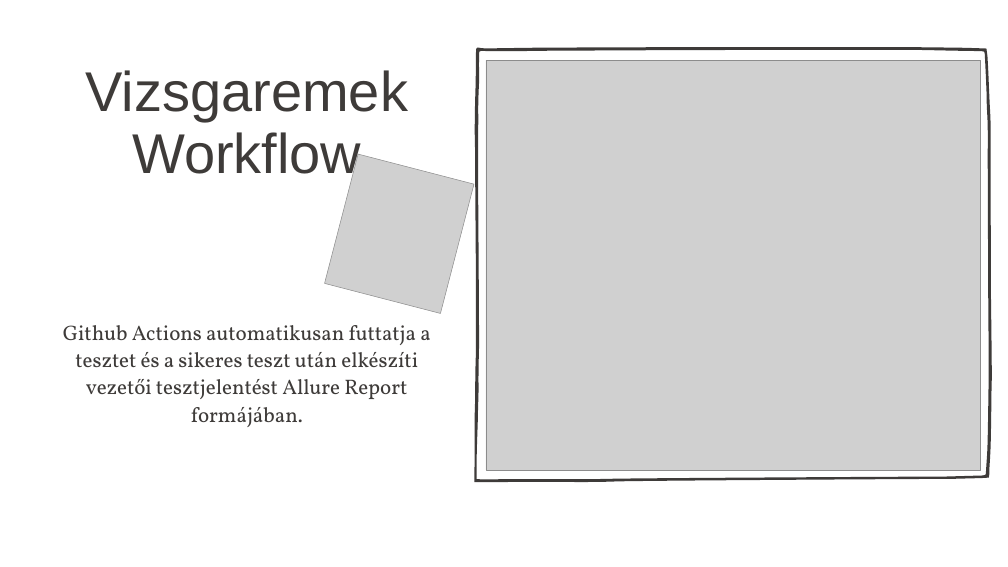
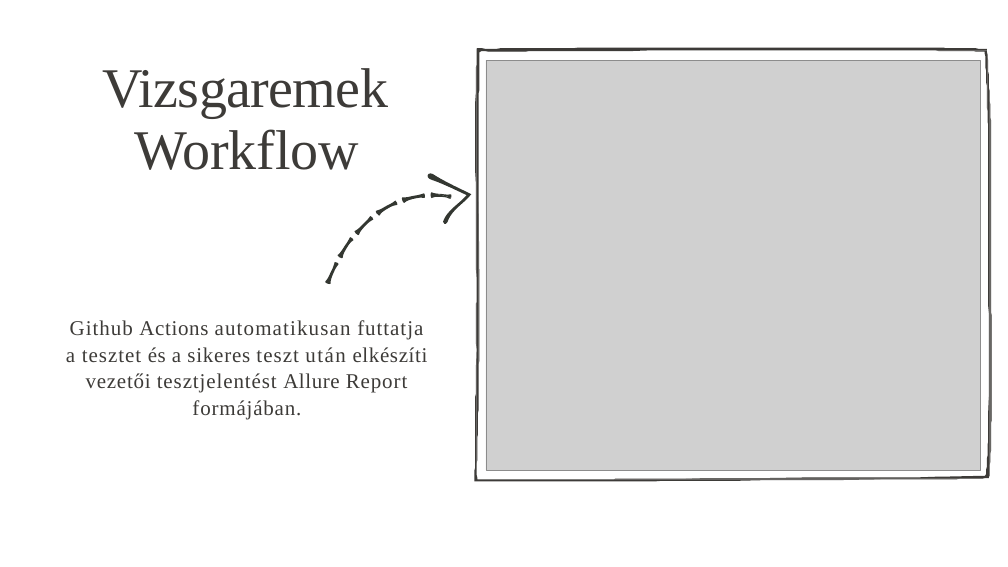
Before and after one commit to nemanihun/conduit, a slide deck: slide 6 of Vizsgaremek-vedes/Stampfer-Nemeth-Aniko-Conduit-Vizsgaremek-vedes-prezentacio.pptx. Drawn at 1008x567 pixels with LibreOffice and Linux fonts; fonts in the diff are those of the drawing; grey boxes stand for pictures; background and template pictures are left out. Boxes give left, top, right and bottom in pixels: in the first picture for what was removed or moved away, otherwise in the second. Text is boxed around its words. In the diff, an @@ line names an element or a change of style, - is before the commit and + after.

```diff
--- a/Vizsgaremek-vedes/Stampfer-Nemeth-Aniko-Conduit-Vizsgaremek-vedes-prezentacio.pptx
+++ b/Vizsgaremek-vedes/Stampfer-Nemeth-Aniko-Conduit-Vizsgaremek-vedes-prezentacio.pptx
@@ title "Vizsgaremek Workflow": place and size @@
-title "Vizsgaremek Workflow" at bbox=[85, 70, 408, 183]
+title "Vizsgaremek Workflow" at bbox=[102, 68, 388, 170]
@@ title "Vizsgaremek Workflow" at bbox=[102, 68, 388, 170]: font Arial to Times New Roman, text colour #3E3B39 to #3D3B38; letter spacing 0 to -0.9 pt in "Vizsgaremek"; letter spacing 0 to -0.1 pt in "Workflow"; alignment centre to left; indent changed; line spacing 88pt to 87.8pt; more space between paragraphs @@
@@ freeform shape at bbox=[474, 47, 991, 481]: fill #3E3B39 to #3D3B38; rotation 90 to 0 degrees; outline redrawn @@
@@ picture removed at bbox=[324, 154, 474, 313] @@
@@ freeform shape added at bbox=[325, 173, 471, 284], fill #333731 @@
@@ text "Github Actions automatikusan futtatja a ..." at bbox=[66, 320, 428, 420]: font Vollkorn to Times New Roman, text colour #3E3B39 to #3D3B38; letter spacing 0 to 1.4 pt in "Github futtatja tesztet"; letter spacing 0 to 0.9 pt in "Actions a és elkészíti"; letter spacing 0 to 1.6 pt in "automatikusan a"; letter spacing 0 to 1.1 pt in "sikeres vezetői"; letter spacing 0 to 1.5 pt in "teszt"; letter spacing 0 to 2 pt in "után"; letter spacing 0 to 1.3 pt in "tesztjelentést Report"; letter spacing 0 to 0.8 pt in "Allure"; letter spacing 0 to 1.2 pt in "formájában."; indent changed; line spacing 39pt to 1.06; more space between paragraphs @@
```
Also in this commit, not shown: 6 other slides changed, 1 slide added, 1 slide removed.
